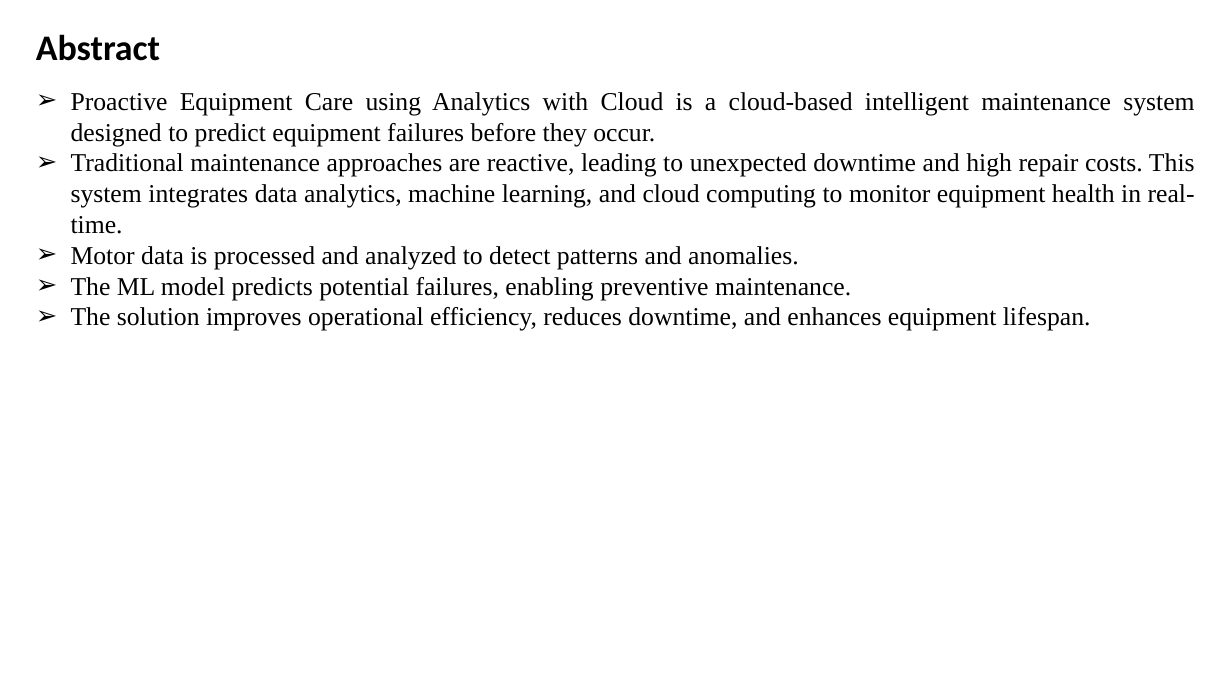
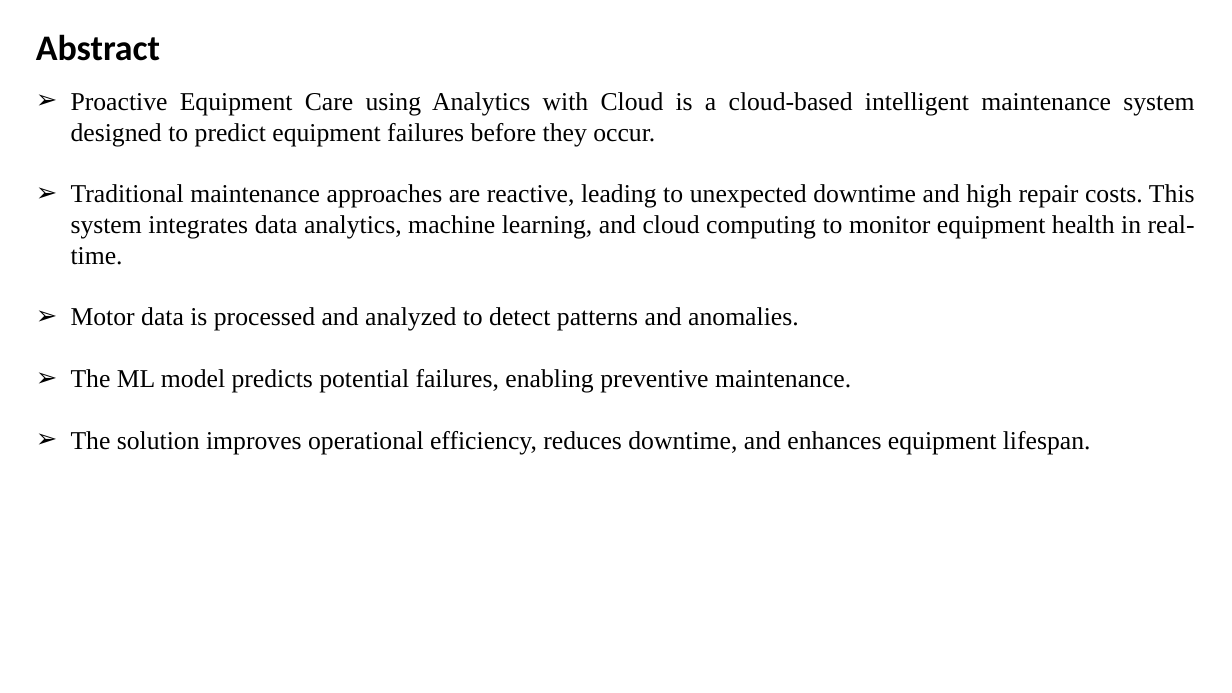
Before and after one commit to Pratham-1323/proactivecareequipment, a slide deck: slide 3 of docs/Clg 2nd review.pptx. Drawn at 1232x693 pixels with LibreOffice and Linux fonts; fonts in the diff are those of the drawing. Boxes give left, top, right and bottom in pixels: in the first picture for what was removed or moved away, otherwise in the second. Text is boxed around its words. In the diff, an @@ line names an element or a change of style, - is before the commit and + after.

```diff
--- a/docs/Clg 2nd review.pptx
+++ b/docs/Clg 2nd review.pptx
@@ text "Proactive Equipment Care using Analytics ..." rewrapped from [71,92,1195,331] to [71,92,1195,454] @@
```
Also in this commit, not shown: 7 other slides changed, 20 other files.
